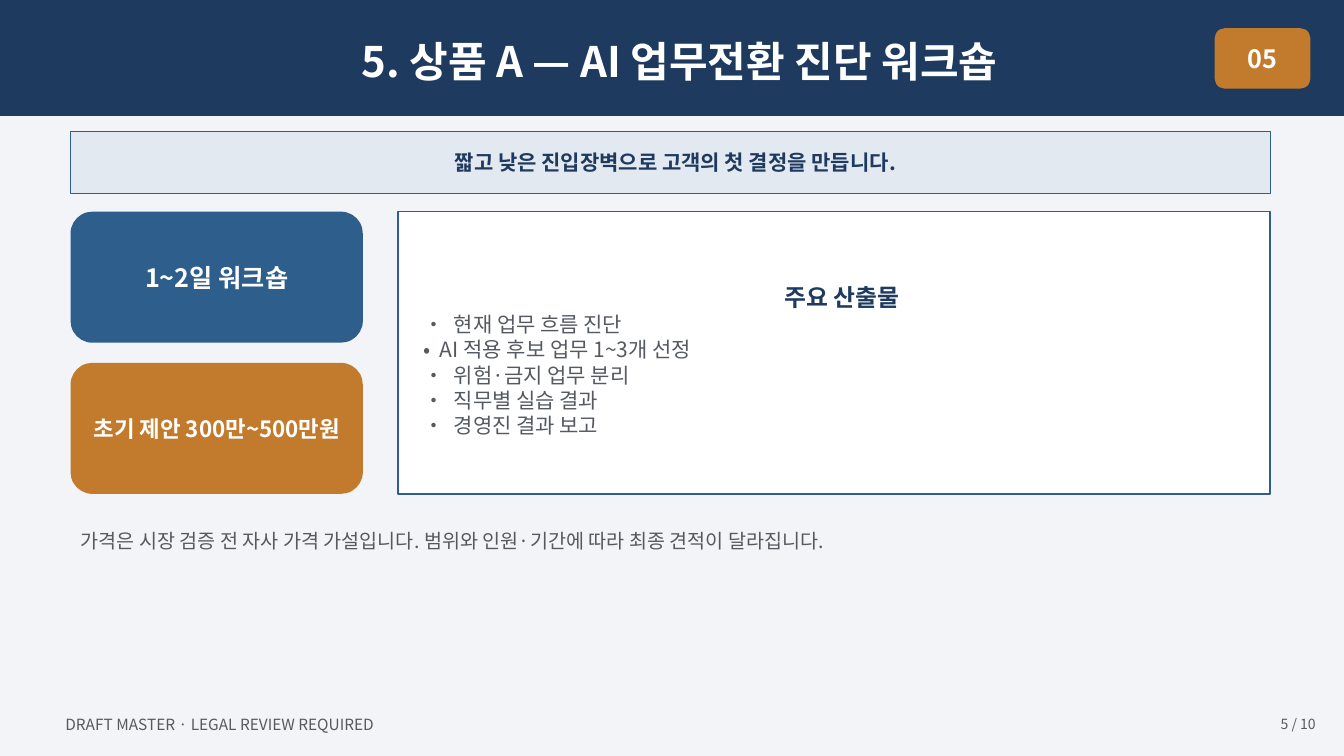
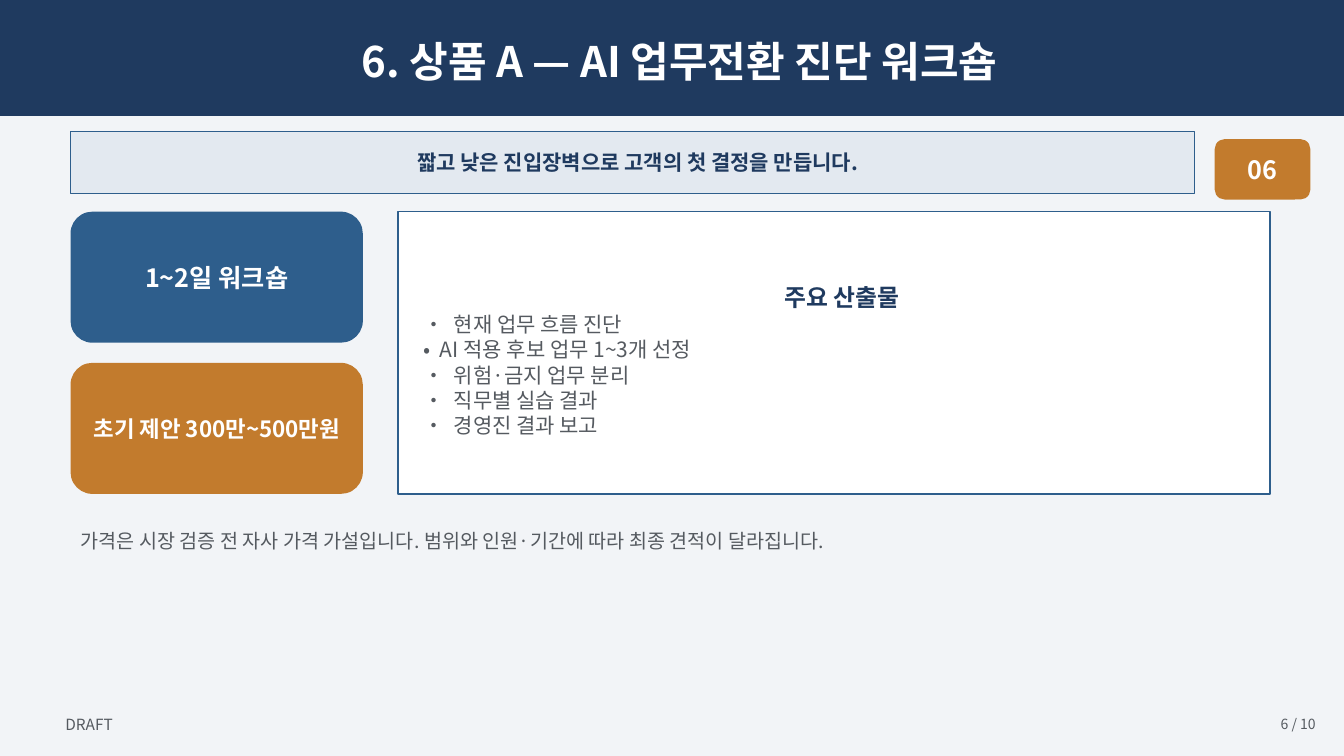
Before and after one commit to skerishKang/ai-revenue-lab, a slide deck: slide 6 of docs/commercial/business-35-ai-media-education-dx/customer-package/Business35_Master_Proposal_10p.pptx (slide 5 before the commit). Drawn at 1344x756 pixels with LibreOffice and Linux fonts; fonts in the diff are those of the drawing. Boxes give left, top, right and bottom in pixels: in the first picture for what was removed or moved away, otherwise in the second. Text is boxed around its words. In the diff, an @@ line names an element or a change of style, - is before the commit and + after.

```diff
--- a/docs/commercial/business-35-ai-media-education-dx/customer-package/Business35_Master_Proposal_10p.pptx
+++ b/docs/commercial/business-35-ai-media-education-dx/customer-package/Business35_Master_Proposal_10p.pptx
@@ text in rectangle at (361, 41, 998, 81): text changed @@
-5. 상품 A — AI 업무전환 진단 워크숍
+6. 상품 A — AI 업무전환 진단 워크숍
@@ rectangle "짧고 낮은 진입장벽으로 고객의 첫 ...": place and size @@
-rectangle "짧고 낮은 진입장벽으로 고객의 첫 ..." at (71, 131, 1270, 194)
+rectangle "짧고 낮은 진입장벽으로 고객의 첫 ..." at (71, 131, 1195, 194)
@@ rounded rectangle "06": place and size @@
-rounded rectangle "06" at (1215, 28, 1311, 89)
+rounded rectangle "06" at (1215, 139, 1311, 200)
@@ text in rounded rectangle at (1248, 160, 1278, 180): text changed @@
-05
+06
@@ text at (65, 718, 112, 730): text changed @@
-DRAFT MASTER · LEGAL REVIEW REQUIRED
+DRAFT
@@ text at (1281, 718, 1316, 729): text changed @@
-5 / 10
+6 / 10
```
Also in this commit, not shown: 8 other slides changed, 1 slide added, 1 slide removed, 25 other files.
